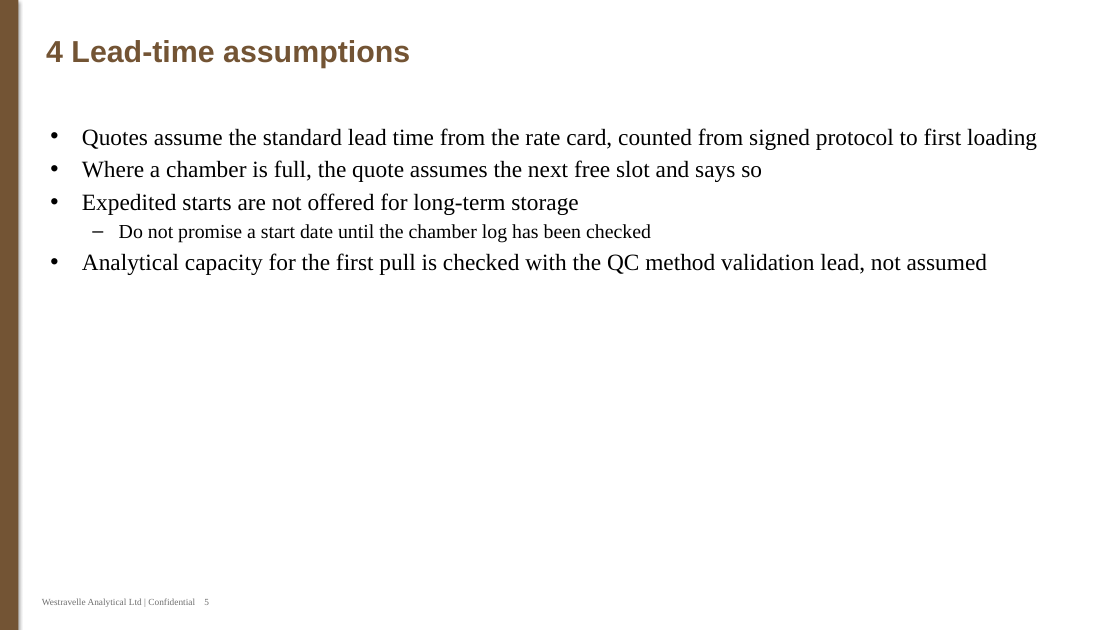
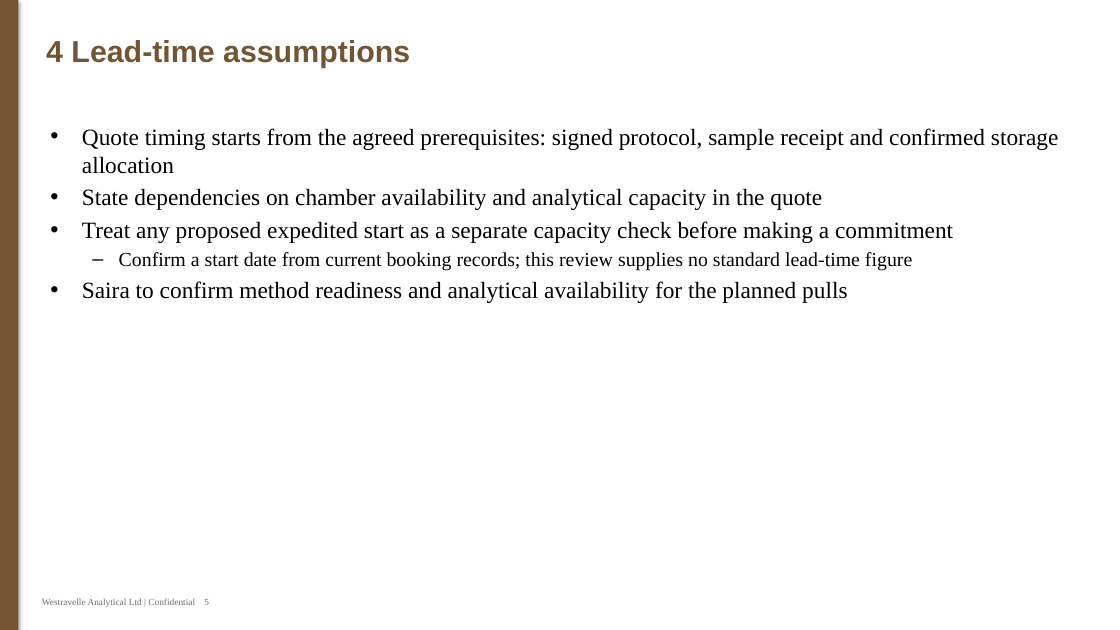
Before and after one commit to 60xAI/portco-mock-dataset, a slide deck: slide 5 of output/archive/Archive/Users/garethb_old_laptop/Commercial/Capacity_Reviews/CHAMBER_CAPACITY_2017_Rev02.pptx. Drawn at 1120x630 pixels with LibreOffice and Linux fonts; fonts in the diff are those of the drawing. Boxes give left, top, right and bottom in pixels: in the first picture for what was removed or moved away, otherwise in the second. Text is boxed around its words. In the diff, an @@ line names an element or a change of style, - is before the commit and + after.

Commit message:
Stage 8 review fixes: E-024

```diff
--- a/output/archive/Archive/Users/garethb_old_laptop/Commercial/Capacity_Reviews/CHAMBER_CAPACITY_2017_Rev02.pptx
+++ b/output/archive/Archive/Users/garethb_old_laptop/Commercial/Capacity_Reviews/CHAMBER_CAPACITY_2017_Rev02.pptx
@@ text at [82, 128, 1058, 303]: text changed @@
-• Quotes assume the standard lead time from the rate card, counted from signed protocol to first loading
-• Where a chamber is full, the quote assumes the next free slot and says so
-• Expedited starts are not offered for long-term storage
-  – Do not promise a start date until the chamber log has been checked
-• Analytical capacity for the first pull is checked with the QC method validation lead, not assumed
+• Quote timing starts from the agreed prerequisites: signed protocol, sample receipt and confirmed storage allocation
+• State dependencies on chamber availability and analytical capacity in the quote
+• Treat any proposed expedited start as a separate capacity check before making a commitment
+  – Confirm a start date from current booking records; this review supplies no standard lead-time figure
+• Saira to confirm method readiness and analytical availability for the planned pulls
```
Also in this commit, not shown: 4 other slides changed, 1 slide added, 2 slides removed, 1 other file.
